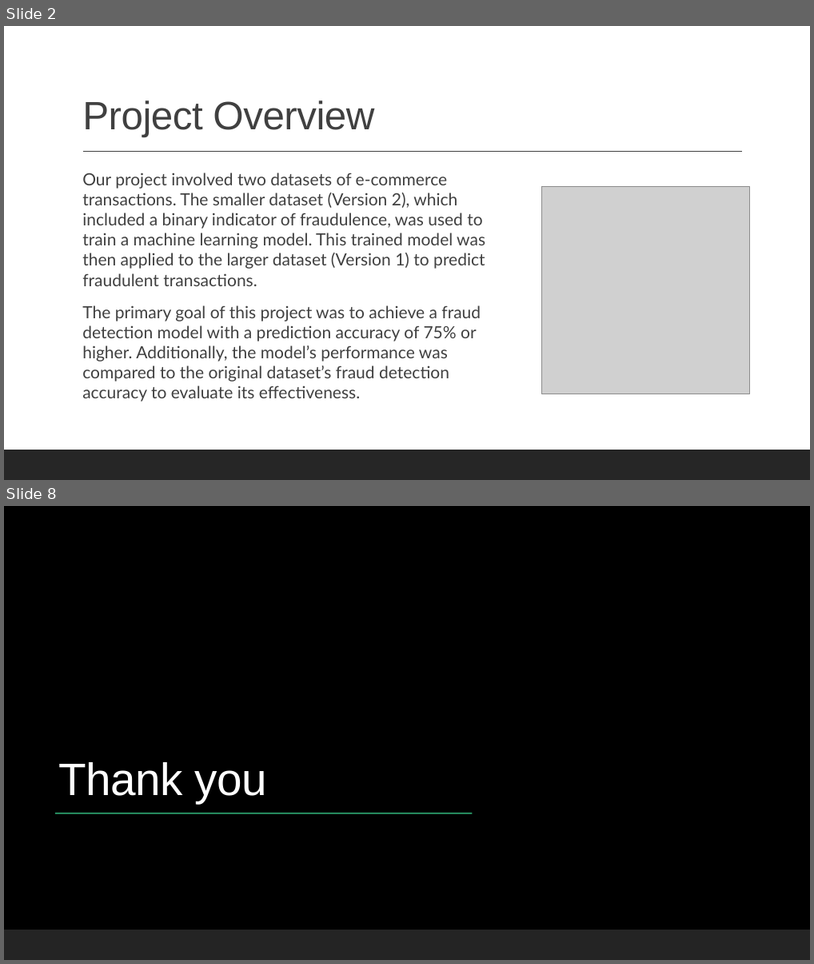
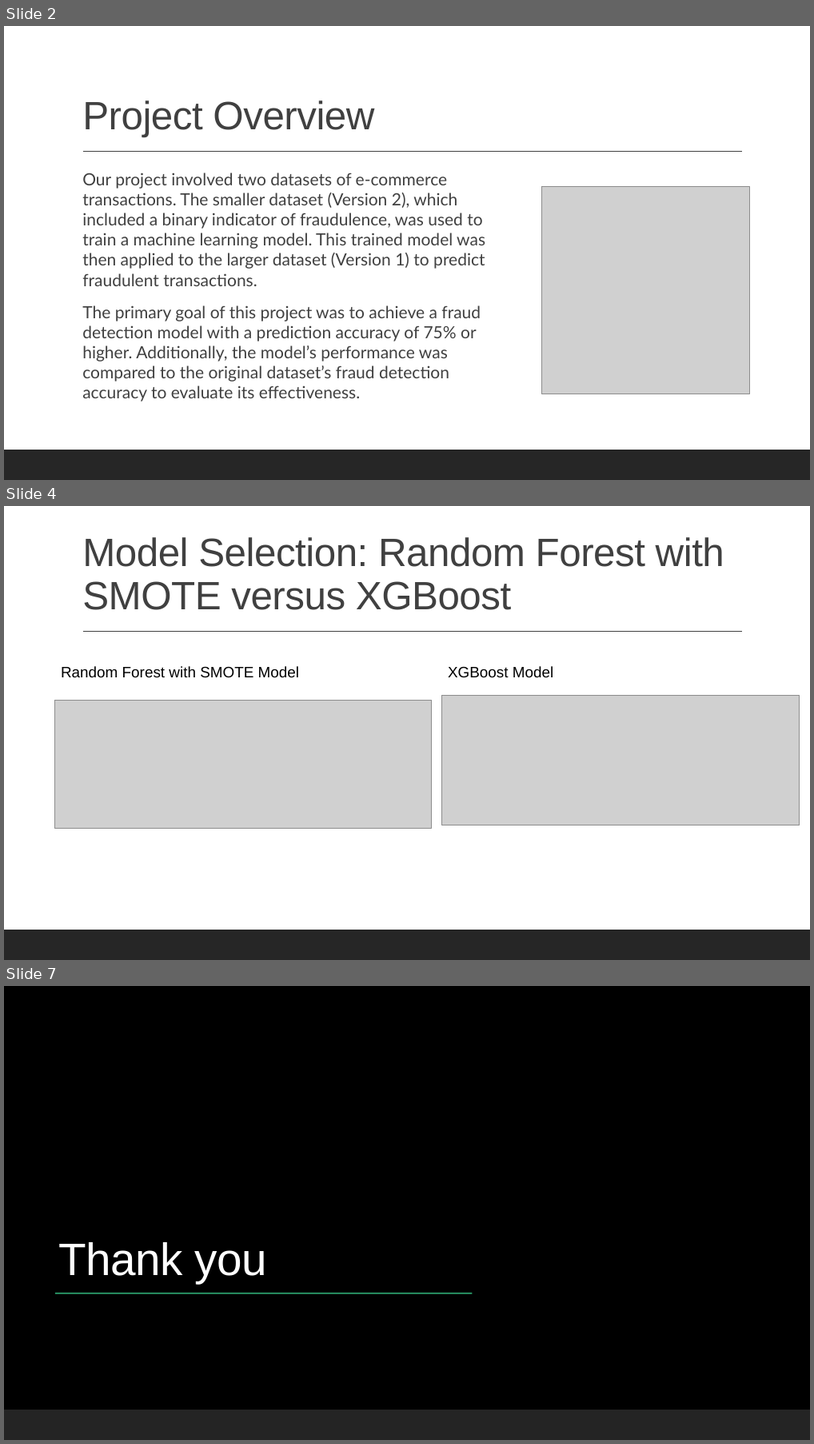
Before and after one commit to aferrodelgado/Project-4, a slide deck: Project 4 Presentation.pptx. Shown one above the other, each under a label of ours: slides 2 and 8 before the commit, slides 2, 4 and 7 after it; the slides between them are not shown. The pictures are 814x964 and 814x1444 pixels, drawn with LibreOffice and Linux fonts; fonts in the diff are those of the drawing; grey boxes stand for pictures; background and template pictures are left out. Boxes give left, top, right and bottom in pixels: in the first picture for what was removed or moved away, otherwise in the second. Text is boxed around its words. In the diff, an @@ line names an element or a change of style, - is before the commit and + after.

Commit message:
adding Models folder and updated .pptx

```diff
--- a/Project 4 Presentation.pptx
+++ b/Project 4 Presentation.pptx
@@ slide 4 added at (4,506,810,960), background #FFFFFF @@
@@ title added at (82,537,725,610), 47 pt, text #404040 @@
+Model Selection: Random Forest with SMOTE versus XGBoost
@@ line added from (83, 632) to (742, 632), #404040 1 pt @@
@@ text added at (61,666,299,678), 18 pt, text #000000 @@
+Random Forest with SMOTE Model
@@ text added at (448,666,554,678), 18 pt, text #000000 @@
+XGBoost Model
@@ picture added at (442,695,800,825) @@
@@ picture added at (55,700,432,828) @@
@@ rectangle added at (4,929,810,960), fill #262626 @@
@@ what was slide 8 is now slide 7 @@
```
Also in this commit, not shown: 1 slide changed, 2 other slides added, 4 slides removed, 8 other files.
